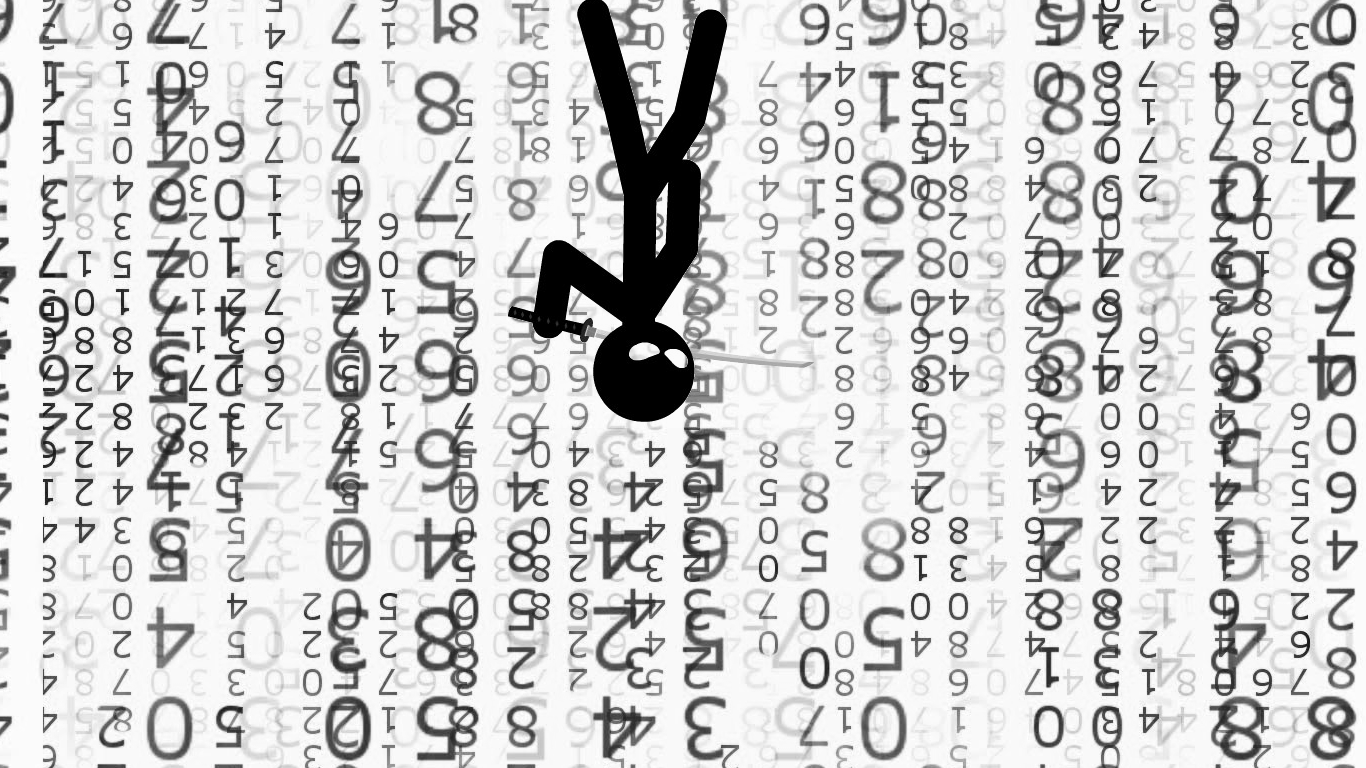
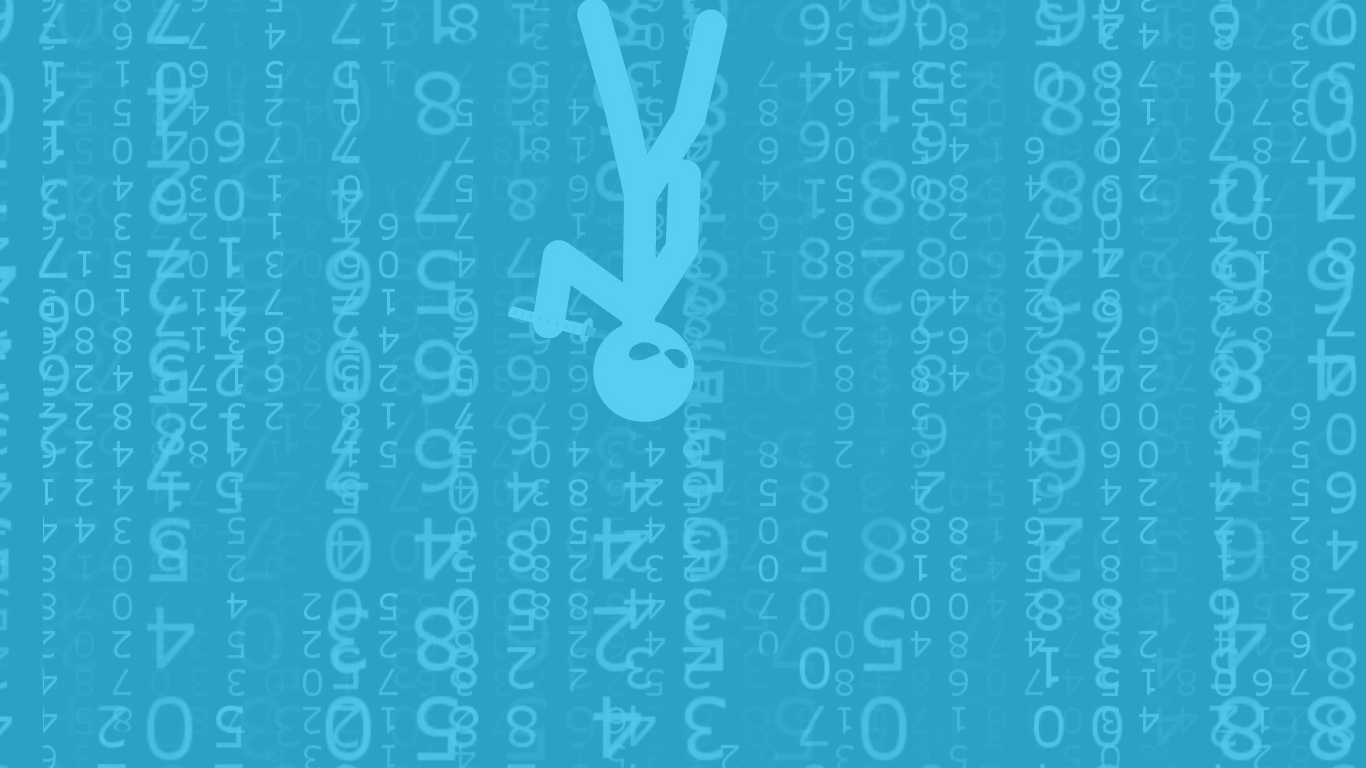
Two versions of the same layered image (1366×768). Layer-by-layer changes:
renamed "a stickman game" to "Layer", showed it, opacity 100% → 82%, painted on it over (x1=0, y1=0, x2=1366, y2=768)
painted on "stickman" over (x1=506, y1=0, x2=818, y2=428)
painted on "Background" over (x1=0, y1=0, x2=1366, y2=768)
